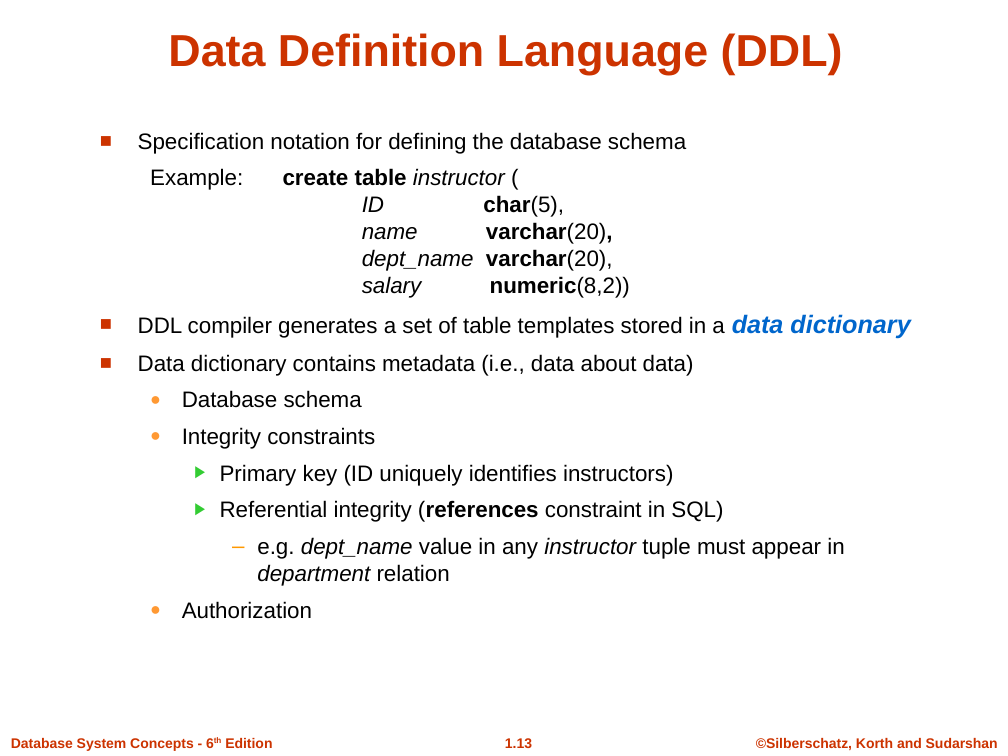
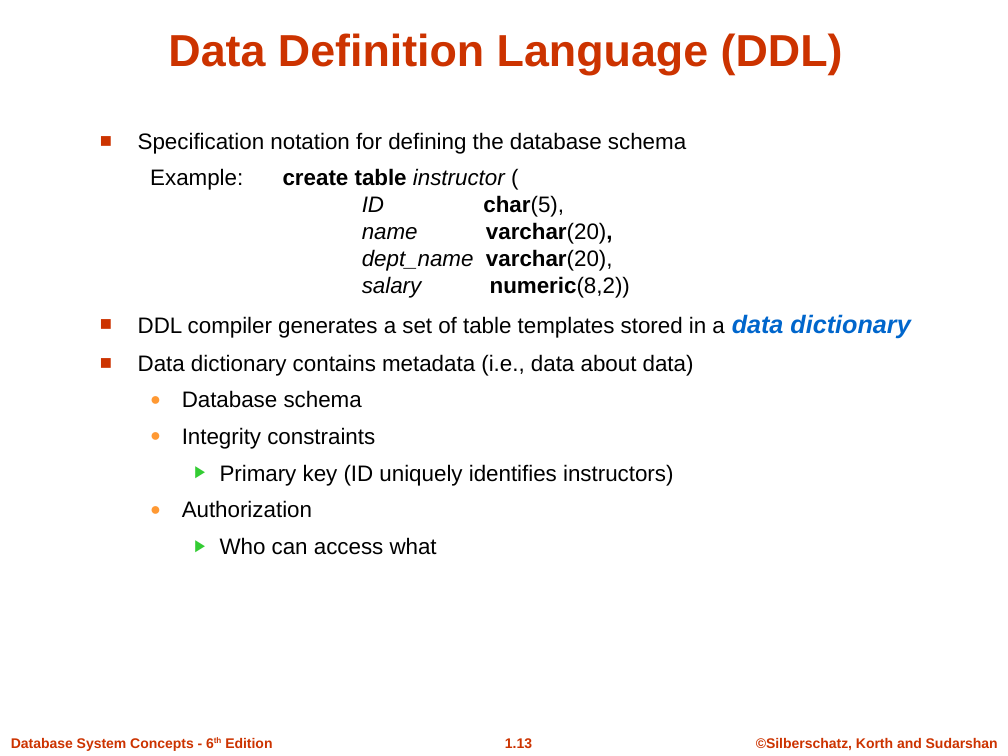
Before and after one commit to Sumonta056/SUST-Autorickshaw-Management-System, a slide deck: slide 13 of Theory/Learning Theory Of Databases/Slides/ch1.ppt. Drawn at 1008x756 pixels with LibreOffice and Linux fonts; fonts in the diff are those of the drawing; background and template pictures are left out. Boxes give left, top, right and bottom in pixels: in the first picture for what was removed or moved away, otherwise in the second. Text is boxed around its words. In the diff, an @@ line names an element or a change of style, - is before the commit and + after.

```diff
--- a/Theory/Learning Theory Of Databases/Slides/ch1.ppt
+++ b/Theory/Learning Theory Of Databases/Slides/ch1.ppt
@@ text at (x1=220, y1=500, x2=844, y2=586): paragraphs removed @@
-    ▶ Referential integrity (references constraint in SQL)
-      – e.g. dept_name value in any instructor tuple must appear in department relation
@@ text at (x1=220, y1=537, x2=437, y2=555): paragraph added @@
+    ▶ Who can access what
```
Also in this commit, not shown: 17 other slides changed, 4 slides added, 5 slides removed, 11 other files.
